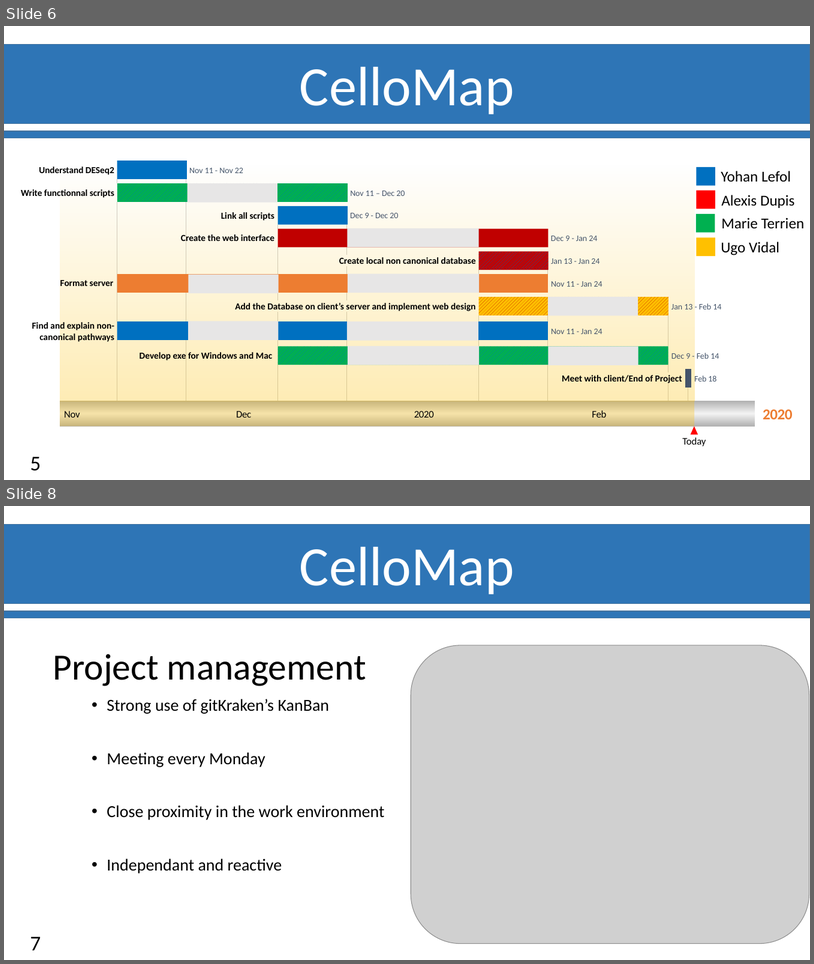
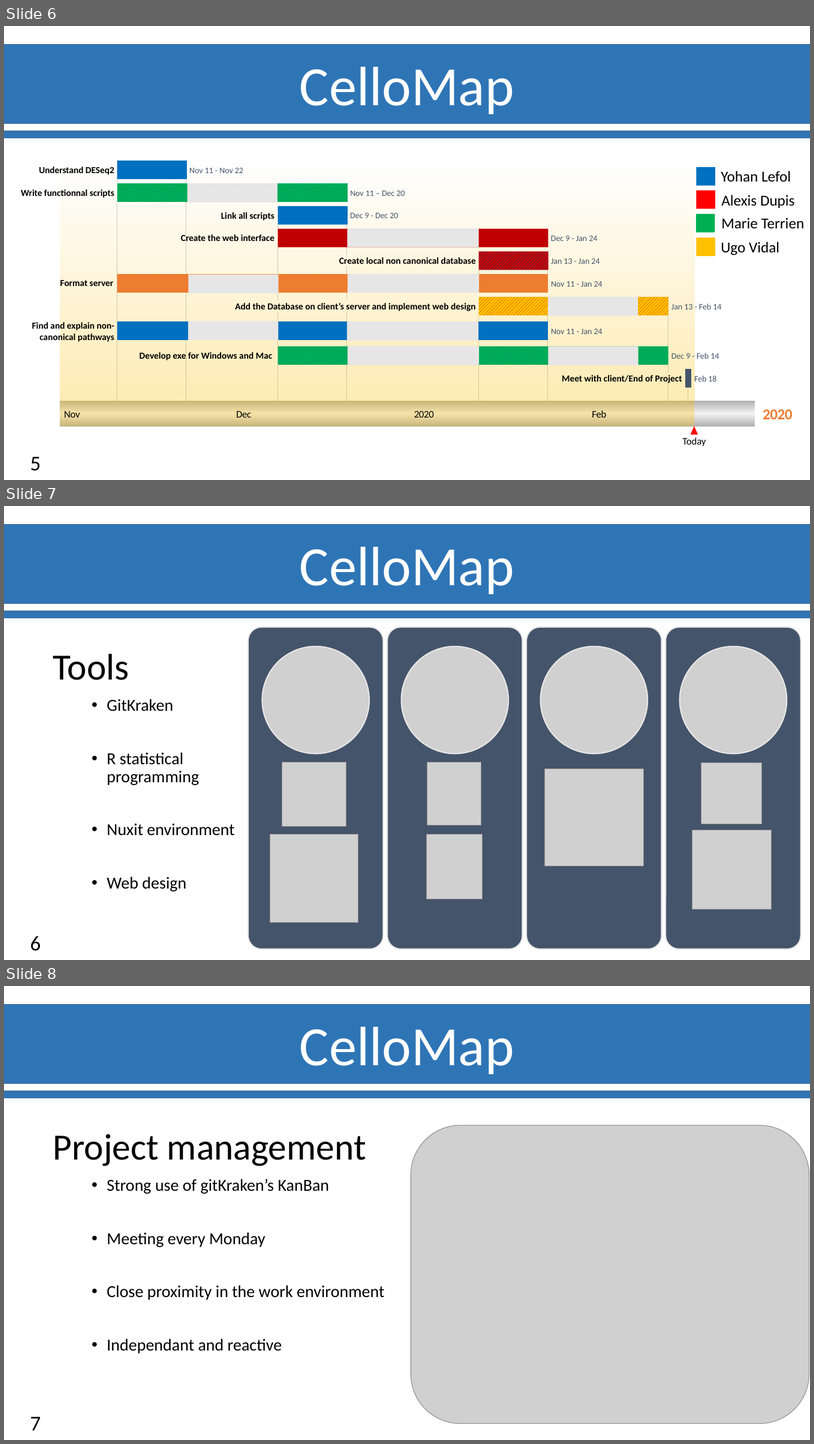
Before and after one commit to Ylefol/projet-INSERM_V5, a slide deck: Slides/Soutenance_Final.pptx. Shown one above the other, each under a label of ours: slides 6 and 8 before the commit, slides 6, 7 and 8 after it; the slides between them are not shown. The pictures are 814x964 and 814x1444 pixels, drawn with LibreOffice and Linux fonts; fonts in the diff are those of the drawing; grey boxes stand for pictures; background and template pictures are left out. Boxes give left, top, right and bottom in pixels: in the first picture for what was removed or moved away, otherwise in the second. Text is boxed around its words. In the diff, an @@ line names an element or a change of style, - is before the commit and + after.

```diff
--- a/Slides/Soutenance_Final.pptx
+++ b/Slides/Soutenance_Final.pptx
@@ slide 7 added at (4,506,810,960), background #FFFFFF; not listed: 3 template elements that a slide beside it also shows @@
@@ group added at (248,627,802,949): 4 rounded rectangles, 4 pictures @@
@@ text added at (53,654,129,680), 44 pt, text #000000 @@
+Tools
@@ text added at (107,699,234,891), 20 pt, text #000000 @@
+• GitKraken
+• R statistical programming
+• Nuxit environment
+• Web design
@@ picture added at (282,762,347,826) @@
@@ picture added at (428,762,482,825) @@
@@ picture added at (545,769,644,866) @@
@@ picture added at (702,762,762,823) @@
@@ picture added at (693,829,772,909) @@
@@ picture added at (270,834,359,922) @@
@@ picture added at (427,834,483,898) @@
@@ page number added at (30,936,41,951), 25 pt, text #000000 @@
+6
```
Also in this commit, not shown: 1 slide changed, 1 slide removed.
